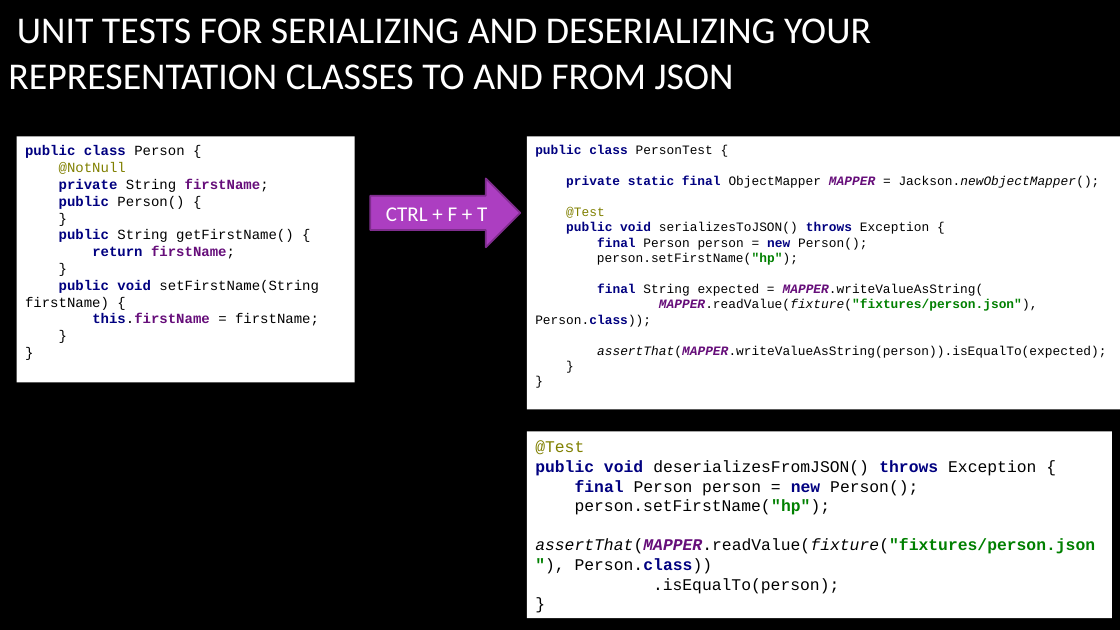
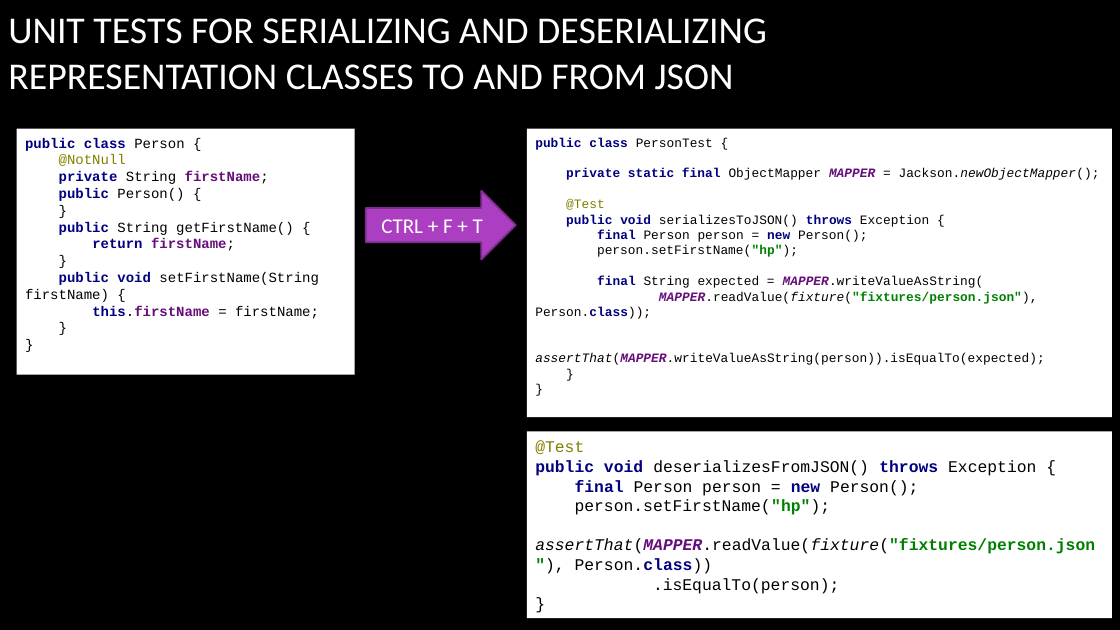
Before and after one commit to arenat/wiza_1, a slide deck: slide 48 of wiza.pptx (slide 41 before the commit). Drawn at 1120x630 pixels with LibreOffice and Linux fonts; fonts in the diff are those of the drawing; background and template pictures are left out. Boxes give left, top, right and bottom in pixels: in the first picture for what was removed or moved away, otherwise in the second. Text is boxed around its words. In the diff, an @@ line names an element or a change of style, - is before the commit and + after.

```diff
--- a/wiza.pptx
+++ b/wiza.pptx
@@ title at <box>8,18,767,90</box>: text changed @@
-UNIT TESTS FOR SERIALIZING AND DESERIALIZING YOUR REPRESENTATION CLASSES TO AND FROM JSON
+UNIT TESTS FOR SERIALIZING AND DESERIALIZING REPRESENTATION CLASSES TO AND FROM JSON
@@ rectangle "public class Person { @NotNull ...": place and size @@
-rectangle "public class Person { @NotNull ..." at <box>17,137,355,383</box>
+rectangle "public class Person { @NotNull ..." at <box>17,129,355,375</box>
@@ rectangle "public class PersonTest { private ...": place and size @@
-rectangle "public class PersonTest { private ..." at <box>527,137,1120,410</box>
+rectangle "public class PersonTest { private ..." at <box>527,129,1112,417</box>
@@ right arrow "CTRL + F + T": place and size @@
-right arrow "CTRL + F + T" at <box>371,178,520,247</box>
+right arrow "CTRL + F + T" at <box>366,191,516,260</box>
```
Also in this commit, not shown: 10 other slides changed, 7 slides added, 2 other files.
